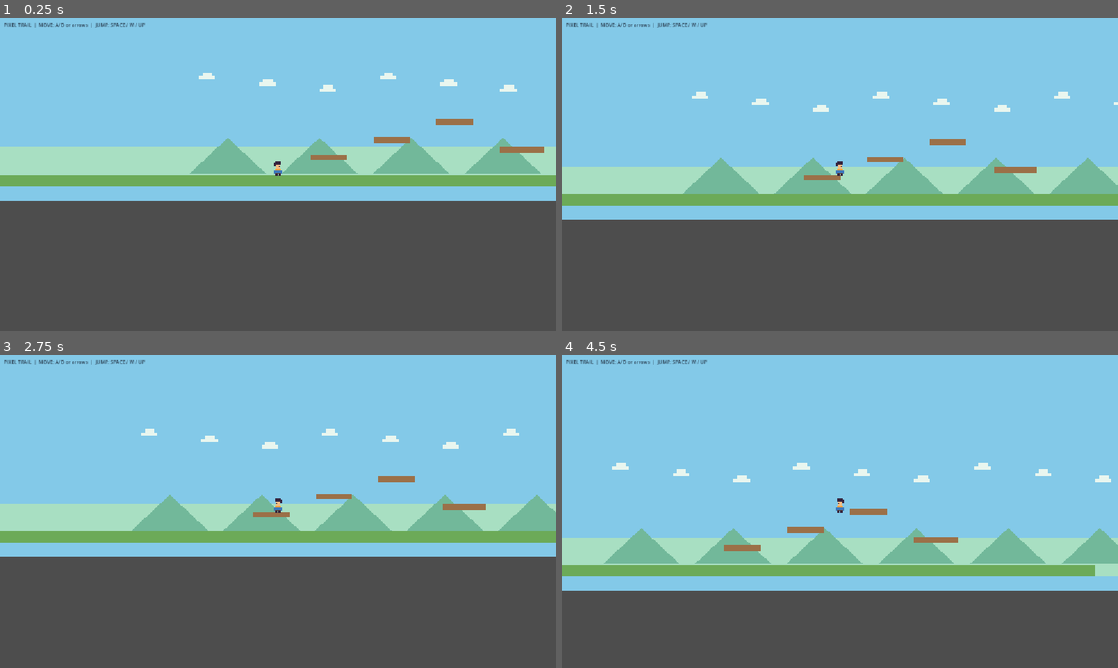
Above: before the commit, frames 1-4 (two rows, left to right).
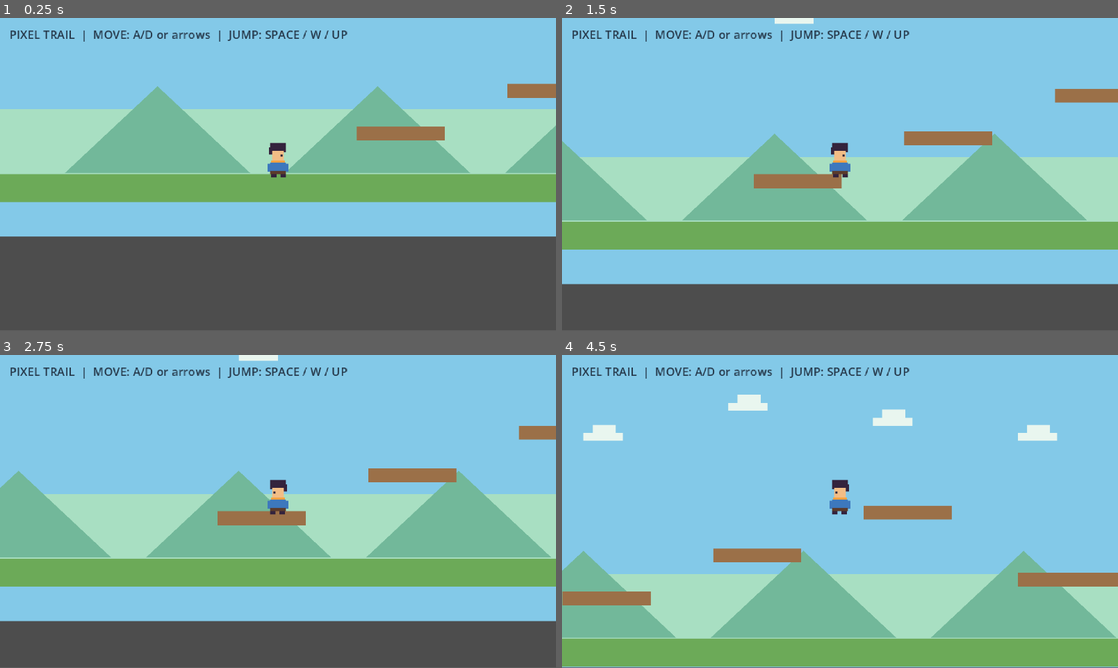
Above: after the commit, the same moments.

Repository: ne0gl1tch20/platformer-game-pixel-godot
Game: Godot game, scene res://scenes/Main.tscn
Two runs of this game, one before a commit and one after it. Both use one fixed random seed, a clock stepped at 60 frames per second and the inputs below. Before the commit the project has no main scene; this scene is started directly in both runs.
Inputs:
- Up to frame 1 (0.25 s): no input
- Up to frame 2 (1.5 s): tap Enter (ui_accept) at 0.5, 0.77 s; hold Right (ui_right) from 0.53 s (still down)
- Up to frame 3 (2.75 s): tap Enter (ui_accept) at 1.52 s; release Right (ui_right) at 2.03 s; hold Left (ui_left) from 2.03 s (still down)
- Up to frame 4 (4.5 s): release Left (ui_left) at 2.78 s; hold Right (ui_right) 2.78-4.28 s; tap Enter (ui_accept) at 3.02, 3.77 s; hold Left (ui_left) from 4.28 s (still down)
In our replay, the window is 800x450 before the commit and 800x449 after it. These sizes can differ from the game's own. Grey fills any space a smaller window leaves; there, only what the larger window draws over its background counts as a difference.

The runs differ from the first frame. In frame 1, 35% of the frame differs, in the area x 0-100%, y 1-70%; in frame 2, 40%; in frame 3, 40%; in frame 4, 45%, in the area x 0-100%, y 1-100%.

Commit message:
Set main scene and pixel-friendly viewport

Diff:
--- a/project.godot
+++ b/project.godot
@@ -1,27 +1,27 @@
 ; Engine configuration file.
-; It's best edited using the editor UI and not directly,
-; since the parameters that go here are not all obvious.
-;
-; Format:
-;   [section] ; section goes between []
-;   param=value ; assign values to parameters
+; Pixel platformer prototype - Godot 4.7
 
 config_version=5
 
 [application]
 
-config/name="Platformer Game Pixel godot"
+config/name="Platformer Game Pixel"
+run/main_scene="res://scenes/Main.tscn"
 config/features=PackedStringArray("4.7", "Mobile")
 config/icon="res://icon.svg"
 
 [display]
 
+window/size/viewport_width=480
+window/size/viewport_height=270
+window/size/window_width_override=960
+window/size/window_height_override=540
 window/stretch/mode="canvas_items"
 window/stretch/aspect="expand"
 
 [dotnet]
 
-project/assembly_name="Platformer Game Pixel godot"
+project/assembly_name="Platformer Game Pixel"
 
 [physics]
 
@@ -29,6 +29,6 @@
 
 [rendering]
 
-rendering_device/driver.windows="d3d12"
 renderer/rendering_method="mobile"
 textures/vram_compression/import_etc2_astc=true
+textures/canvas_textures/default_texture_filter=0
